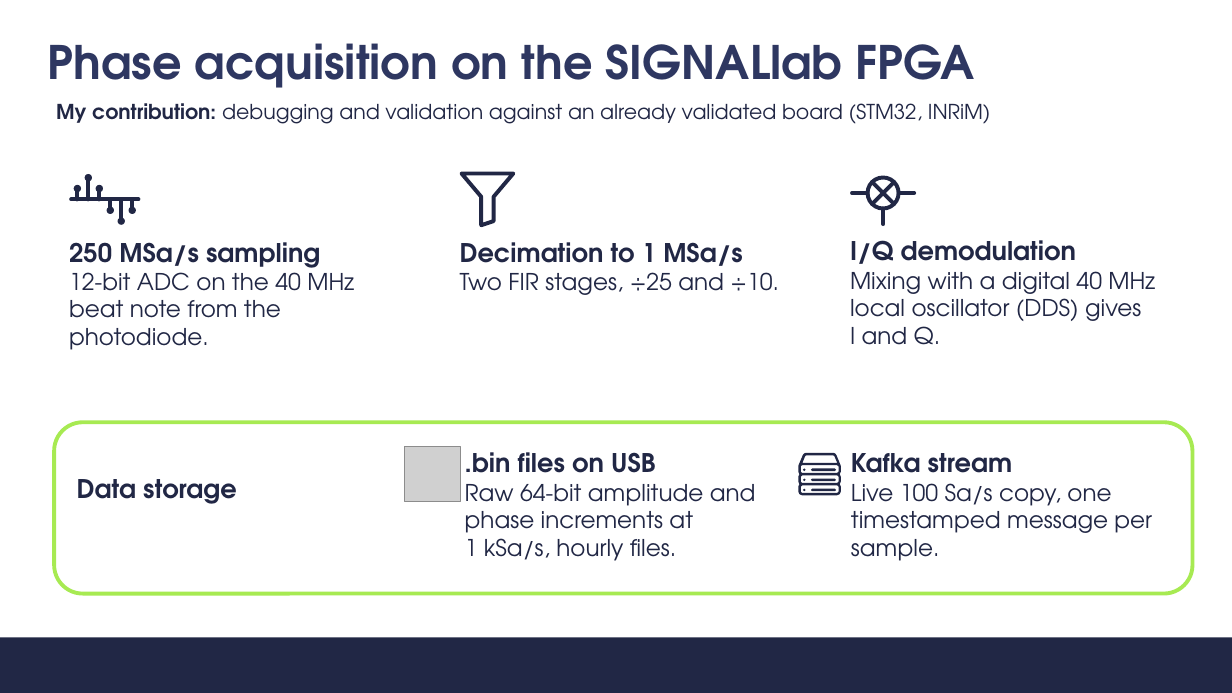
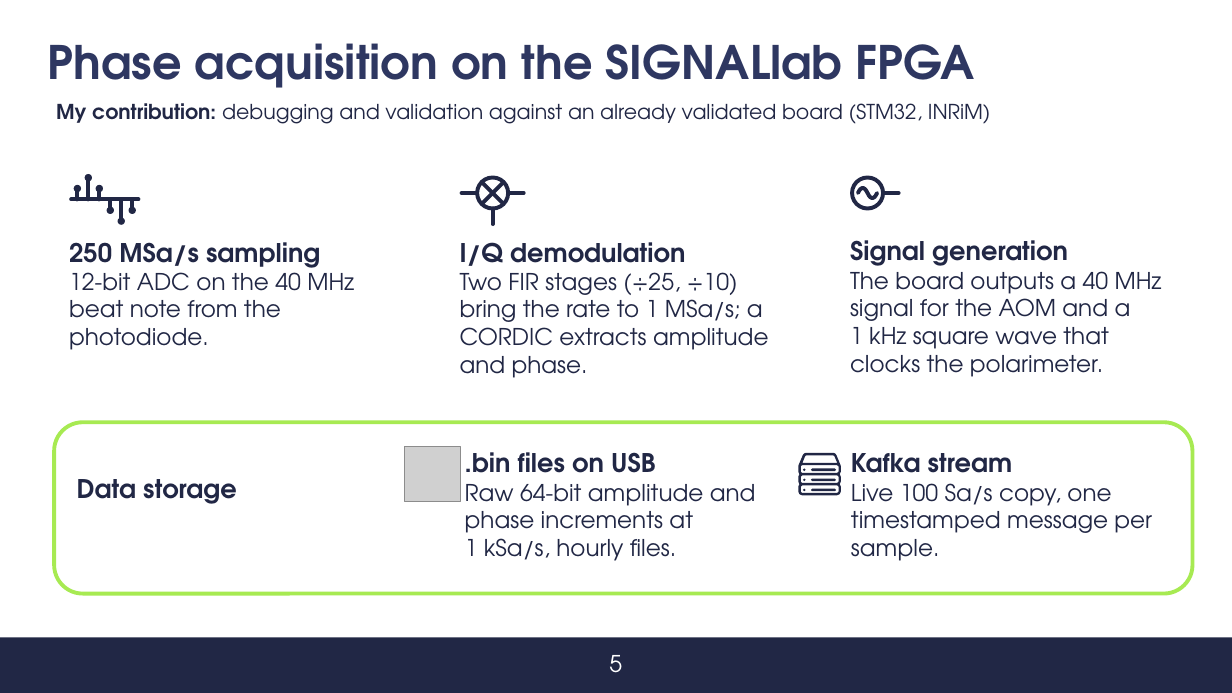
Before and after one commit to s347960/Presentazione, a slide deck: slide 5 of Discussione [Salvato automaticamente].pptx. Drawn at 1232x693 pixels with LibreOffice and Linux fonts; fonts in the diff are those of the drawing; grey boxes stand for pictures; background and template pictures are left out. Boxes give left, top, right and bottom in pixels: in the first picture for what was removed or moved away, otherwise in the second. Text is boxed around its words. In the diff, an @@ line names an element or a change of style, - is before the commit and + after.

```diff
--- a/Discussione [Salvato automaticamente].pptx
+++ b/Discussione [Salvato automaticamente].pptx
@@ freeform shape removed at (x1=462, y1=174, x2=514, y2=226) @@
@@ ellipse added at (x1=852, y1=177, x2=884, y2=209), outline #212745 3.06 pt @@
@@ 5 freeform shapes, 1 ellipse moved together from (x1=852, y1=177, x2=915, y2=225) to (x1=462, y1=177, x2=524, y2=225) @@
@@ freeform shape added at (x1=859, y1=186, x2=878, y2=200), outline #212745 3.06 pt @@
@@ freeform shape added at (x1=884, y1=193, x2=899, y2=193), outline #212745 3.06 pt @@
@@ text at (x1=460, y1=242, x2=768, y2=378): text changed @@
-Decimation to 1 MSa/s
-Two FIR stages, ÷25 and ÷10.
+I/Q demodulation
+Two FIR stages (÷25, ÷10) bring the rate to 1 MSa/s; a CORDIC extracts amplitude and phase.
@@ text at (x1=850, y1=240, x2=1162, y2=377): text changed @@
-I/Q demodulation
-Mixing with a digital 40 MHz local oscillator (DDS) gives I and Q.
+Signal generation
+The board outputs a 40 MHz signal for the AOM and a 1 kHz square wave that clocks the polarimeter.
@@ text added at (x1=609, y1=655, x2=622, y2=673), 18 pt, text #FFFFFF @@
+5
```
Also in this commit, not shown: 14 other slides changed, 1 slide removed, 1 other file.
